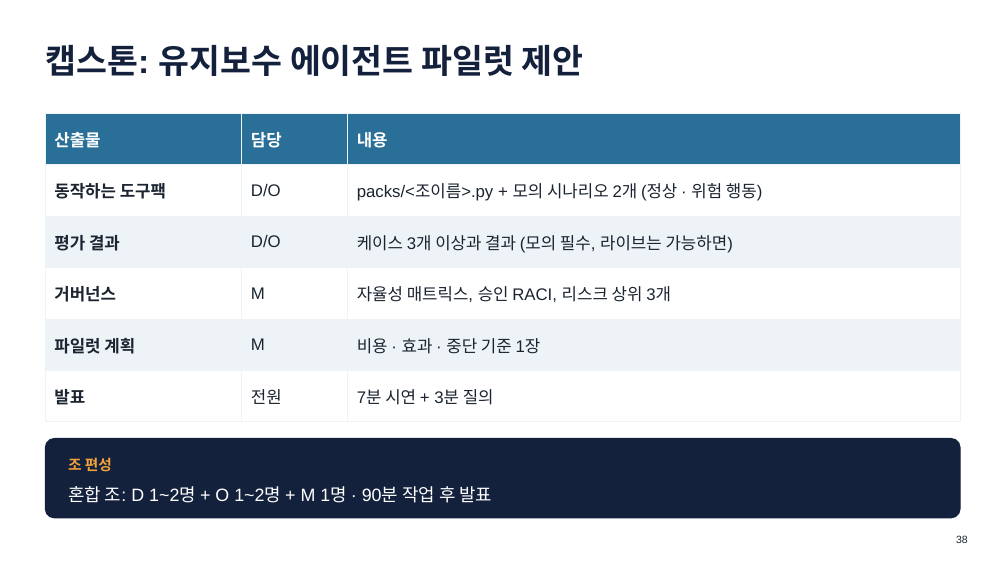
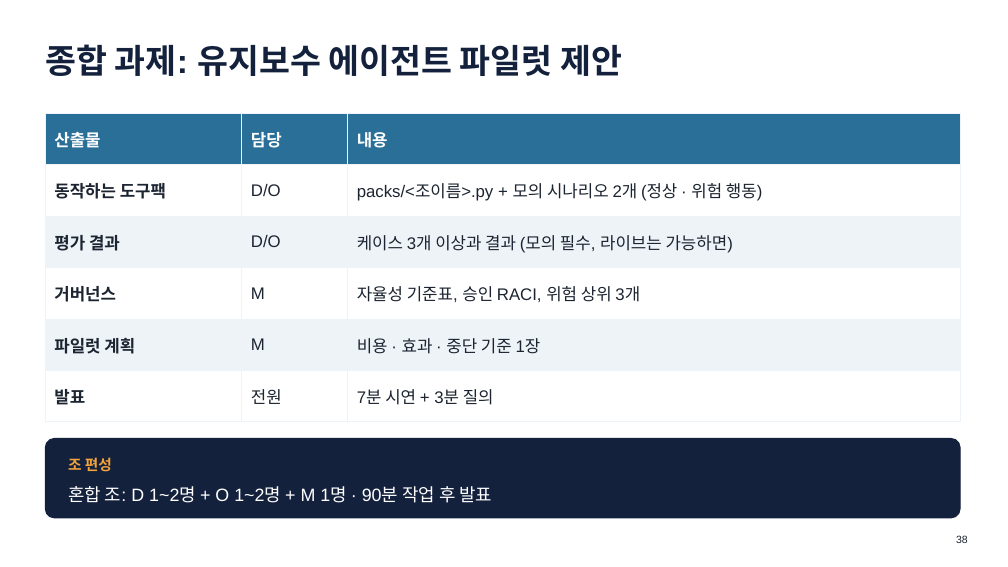
Before and after one commit to khaniyapark-ops/AI-Study, a slide deck: slide 38 of advanced/심화교육_Agentic.pptx. Drawn at 1008x567 pixels with LibreOffice and Linux fonts; fonts in the diff are those of the drawing. Boxes give left, top, right and bottom in pixels: in the first picture for what was removed or moved away, otherwise in the second. Text is boxed around its words. In the diff, an @@ line names an element or a change of style, - is before the commit and + after.

```diff
--- a/advanced/심화교육_Agentic.pptx
+++ b/advanced/심화교육_Agentic.pptx
@@ text at (45, 44, 622, 76): text changed @@
-캡스톤: 유지보수 에이전트 파일럿 제안
+종합 과제: 유지보수 에이전트 파일럿 제안
@@ table at (45, 113, 960, 409) @@
-row 4, column 3: 자율성 매트릭스, 승인 RACI, 리스크 상위 3개
+row 4, column 3: 자율성 기준표, 승인 RACI, 위험 상위 3개
```
Also in this commit, not shown: 16 other slides changed, 33 other files.
